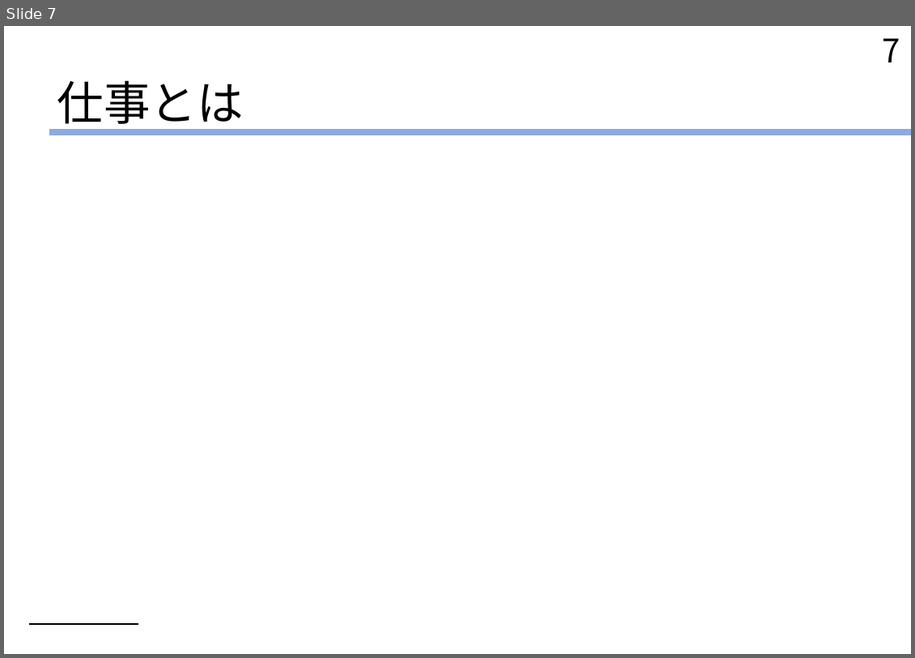
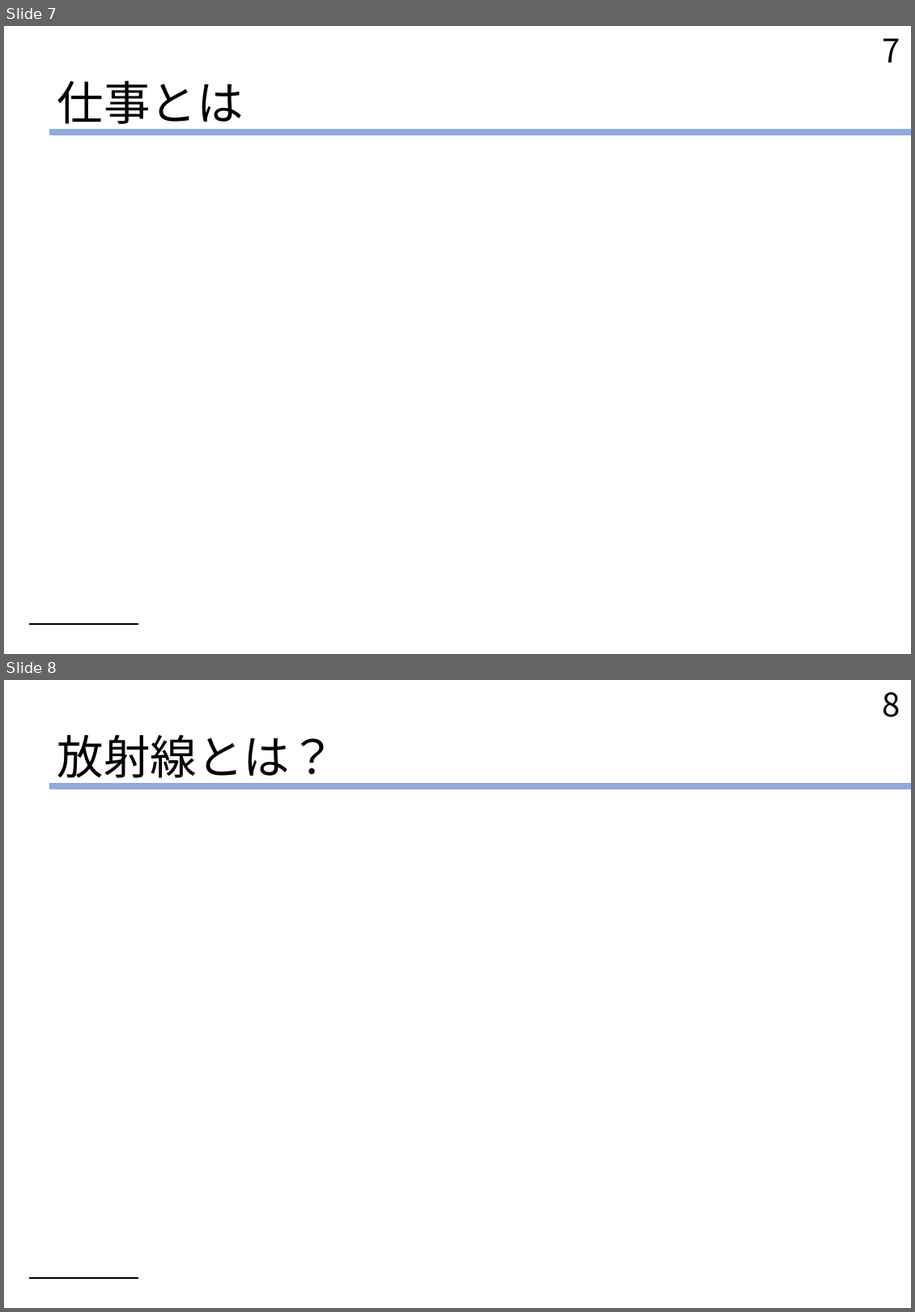
Before and after one commit to Kitocya/kitocya.github.io, a slide deck: JPL/JPL03_slide_energy.pptx. Shown one above the other, each under a label of ours: slide 7 before the commit, slides 7 and 8 after it. The pictures are 915x658 and 915x1312 pixels, drawn with LibreOffice and Linux fonts; fonts in the diff are those of the drawing. Boxes give left, top, right and bottom in pixels: in the first picture for what was removed or moved away, otherwise in the second. Text is boxed around its words. In the diff, an @@ line names an element or a change of style, - is before the commit and + after.

```diff
--- a/JPL/JPL03_slide_energy.pptx
+++ b/JPL/JPL03_slide_energy.pptx
@@ slide 8 added at (x1=4, y1=680, x2=911, y2=1308), background #FFFFFF; not listed: 2 template elements that a slide beside it also shows @@
@@ page number added at (x1=883, y1=692, x2=901, y2=717), 28 pt, text #000000 @@
+8
@@ title added at (x1=57, y1=734, x2=336, y2=786), 40 pt, text #000000 @@
+放射線とは？
```
Also in this commit, not shown: 1 slide changed, 3 other slides added.
